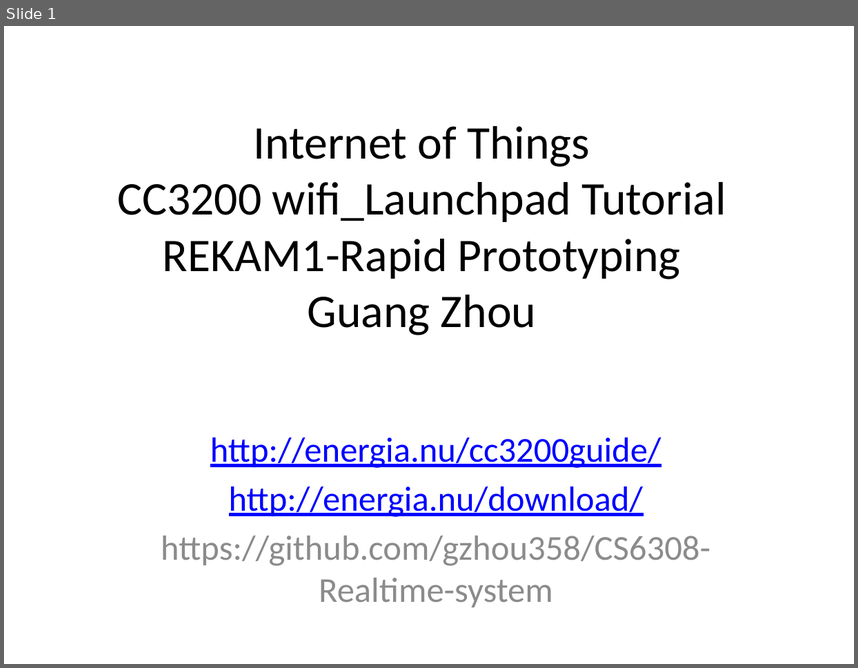
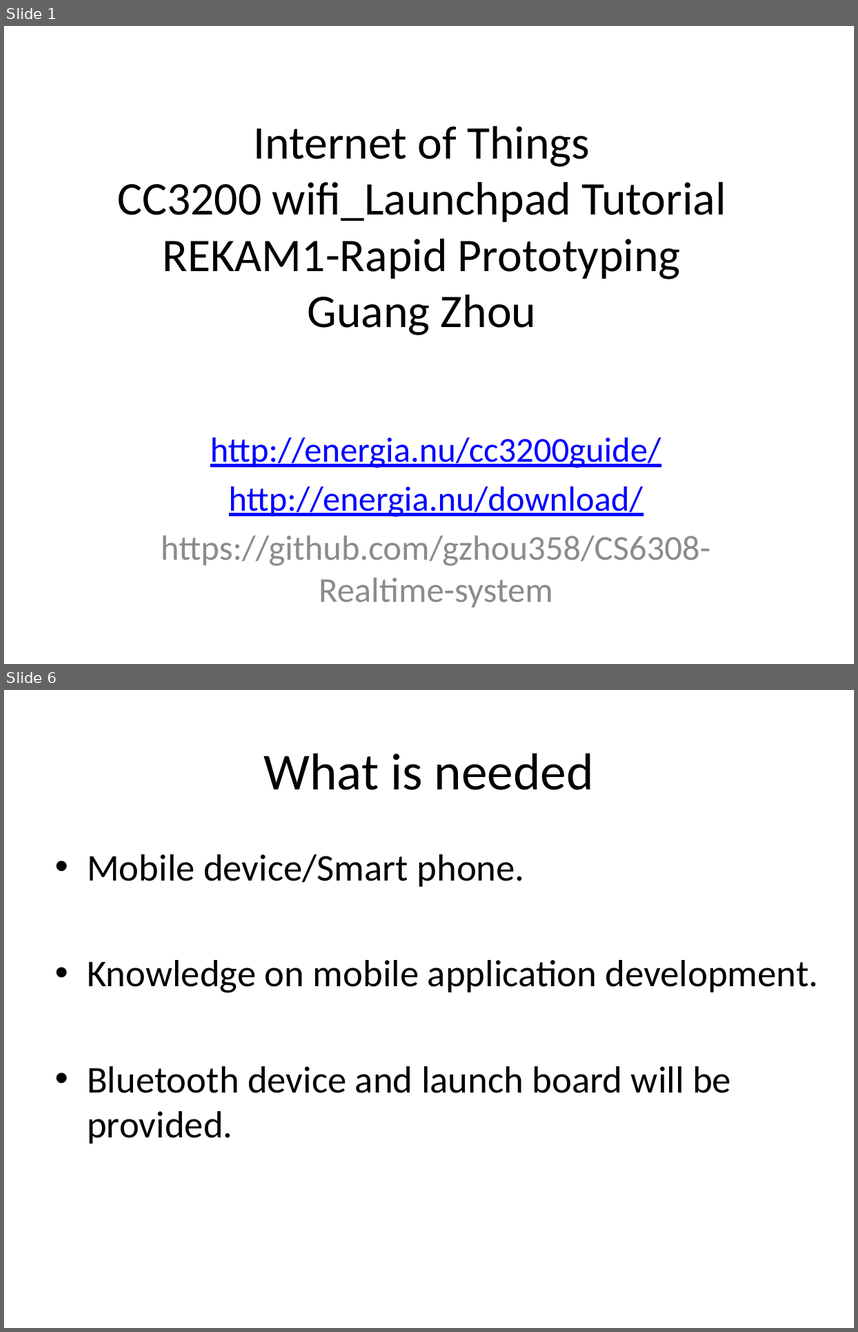
Before and after one commit to gzhou358/CS6308-Realtime-system, a slide deck: CC3200LaunchPad_Tutorial.pptx. Shown one above the other, each under a label of ours: slide 1 before the commit, slides 1 and 6 after it; the slides between them are not shown. The pictures are 858x668 and 858x1332 pixels, drawn with LibreOffice and Linux fonts; fonts in the diff are those of the drawing. Boxes give left, top, right and bottom in pixels: in the first picture for what was removed or moved away, otherwise in the second. Text is boxed around its words. In the diff, an @@ line names an element or a change of style, - is before the commit and + after.

```diff
--- a/CC3200LaunchPad_Tutorial.pptx
+++ b/CC3200LaunchPad_Tutorial.pptx
@@ slide 6 added at (x1=4, y1=690, x2=854, y2=1328), background #FFFFFF @@
@@ title added at (x1=263, y1=753, x2=594, y2=790), 44 pt, text #000000 @@
+What is needed
@@ text added at (x1=87, y1=854, x2=819, y2=1143), 32 pt, text #000000 @@
+• Mobile device/Smart phone.
+• Knowledge on mobile application development.
+• Bluetooth device and launch board will be provided.
```
Also in this commit, not shown: 6 other slides added, 1 other file.
